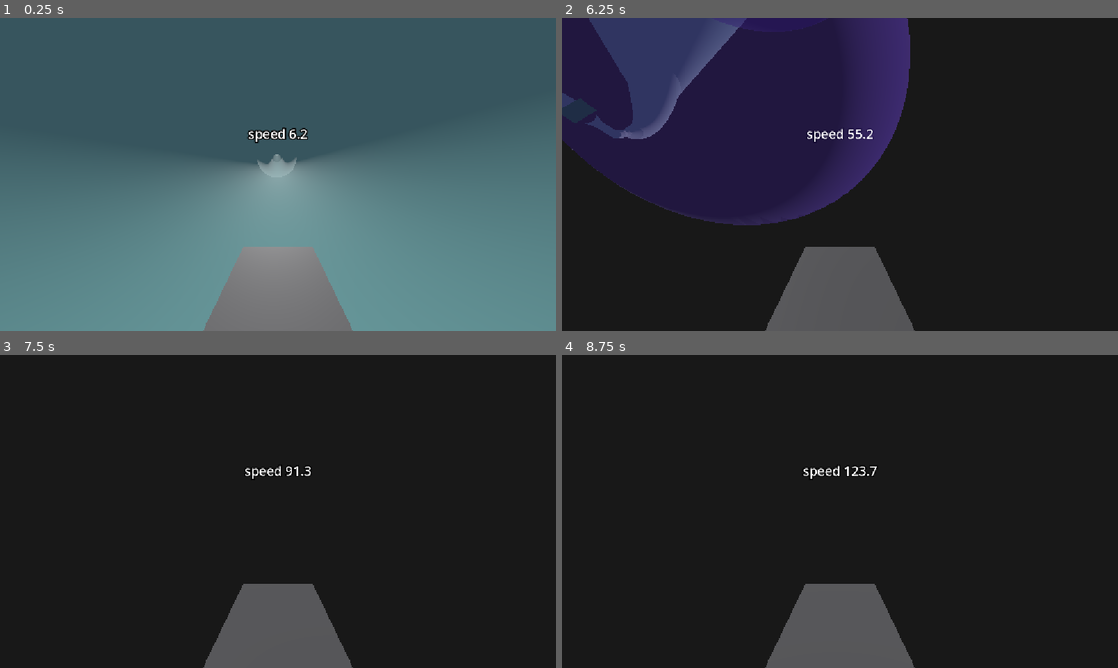
Above: before the commit, frames 1-4 (two rows, left to right).
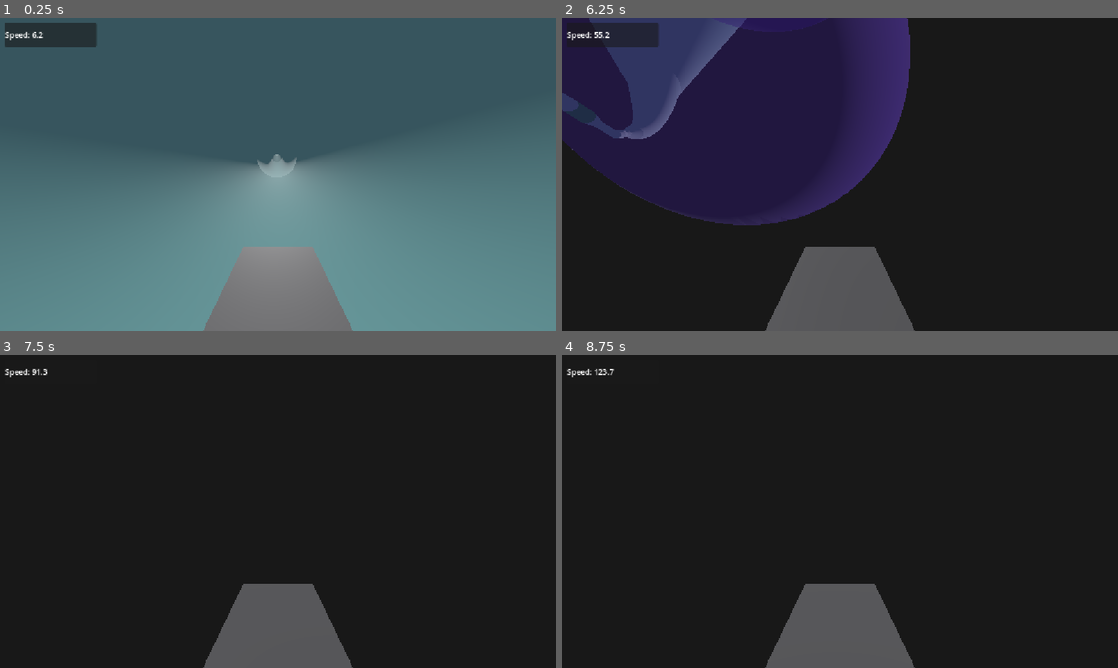
Above: after the commit, the same moments.

Repository: eternaldensity/pipe-survivor
Game: Godot game, scene res://main.tscn
Same seed, same stepped clock (60 frames per second), same inputs: the game is played once before the commit and once after it.
Inputs:
- Up to frame 1 (0.25 s): no input
- Up to frame 2 (6.25 s): tap Enter (ui_accept) at 0.5, 0.77, 1.52, 3.02, 3.77, 4.52, 6.02 s; hold Right (ui_right) 0.53-1.28 s; hold 1 0.53-1.28 s; hold Down (ui_down) 1.28-2.03 s; tap 2 at 1.35, 5.85 s; hold Right (ui_right) 2.03-2.78 s; hold 3 2.03-2.78 s; hold Up (ui_up) 2.78-3.53 s; tap 1 at 2.85 s; hold 2 3.53-4.28 s; hold Left (ui_left) 3.53-5.03 s; tap 3 at 4.35 s; hold Down (ui_down) 5.03-5.78 s; hold 1 5.03-5.78 s; hold Right (ui_right) from 5.78 s (still down)
- Up to frame 3 (7.5 s): release Right (ui_right) at 6.53 s; hold Up (ui_up) 6.53-7.28 s; hold 3 6.53-7.28 s; tap Enter (ui_accept) at 6.77 s; hold Right (ui_right) from 7.28 s (still down); tap 1 at 7.35 s
- Up to frame 4 (8.75 s): tap Enter (ui_accept) at 7.52 s; release Right (ui_right) at 8.03 s; hold Down (ui_down) from 8.03 s (still down); hold 2 from 8.03 s (still down)

The runs differ from the first frame. In frame 1, 1.6% of the frame differs, in the area x 0-56%, y 1-40%; in frame 2, 1.1%; in frame 3, 0.3%; in frame 4, 0.3%.

Commit message:
Speed HUD: move to CanvasLayer corner; remove narrow-section speed cap

Diff:
--- a/RestZone.tscn
+++ b/RestZone.tscn
@@ -17,6 +17,7 @@
 length = 60.0
 
 [node name="MeshInstance3D" type="MeshInstance3D" parent="."]
+transform = Transform3D(1, 0, 0, 0, -4.371139e-08, -1, 0, 1, -4.371139e-08, 0, 0, 0)
 mesh = SubResource("CylinderMesh_rz")
 material_override = null
 
--- a/vehicle.gd
+++ b/vehicle.gd
@@ -23,7 +23,7 @@
 var _cam_pos       := Vector3(0.0, 1.5, 2.5)
 var _cam_basis     := Basis.IDENTITY
 var _cam_ready     := false
-var _speed_label   : Label3D = null
+var _speed_label   : Label = null
 var _rest_label    : Label3D = null
 var _attractor_preview : AttractorPreview = null
 
@@ -39,11 +39,21 @@
 func _ready() -> void:
 	_camera = get_node_or_null("Camera3D")
 	safe_margin = 0.05
-	_speed_label = Label3D.new()
-	_speed_label.billboard = BaseMaterial3D.BILLBOARD_ENABLED
-	_speed_label.font_size = 32
-	_speed_label.position = Vector3(0.0, 2.0, 0.0)
-	add_child(_speed_label)
+	# Speed HUD (CanvasLayer so it stays on screen).
+	var hud := CanvasLayer.new()
+	hud.name = "SpeedHUD"
+	add_child(hud)
+	var panel := PanelContainer.new()
+	panel.anchor_left = 0.0
+	panel.anchor_top = 0.0
+	panel.offset_left = 10.0
+	panel.offset_top = 10.0
+	panel.offset_right = 200.0
+	panel.offset_bottom = 60.0
+	hud.add_child(panel)
+	_speed_label = Label.new()
+	_speed_label.text = "Speed: 0.0"
+	panel.add_child(_speed_label)
 
 	_rest_label = Label3D.new()
 	_rest_label.billboard = BaseMaterial3D.BILLBOARD_ENABLED
@@ -70,7 +80,7 @@
 func _process(delta: float) -> void:
 	if _speed_label:
 		var spd := velocity.length()
-		_speed_label.text = "speed %.1f%s" % [spd, " (REST)" if rest_zone_inside else ""]
+		_speed_label.text = "Speed: %.1f%s" % [spd, "  [REST]" if rest_zone_inside else ""]
 	if _rest_label:
 		_rest_label.visible = rest_zone_inside
 	if _attractor_preview:
@@ -201,9 +211,6 @@
 	var effective_speed := speed
 	if rest_zone_inside:
 		effective_speed = speed * 0.5
-	# Slow down in narrow sections to avoid wall clipping.
-	if tube_radius < 8.0:
-		effective_speed = minf(effective_speed, 8.0)
 
 	if abs(throttle) > 0.001:
 		surface_vel = surface_vel.move_toward(
